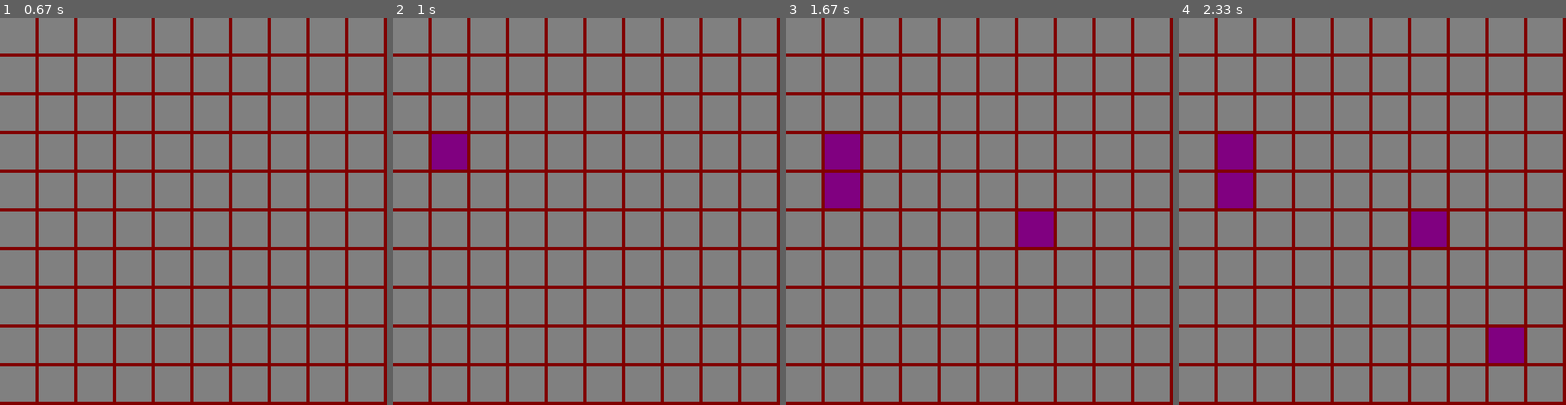
Above: before the commit, frames 1-4 (left to right).
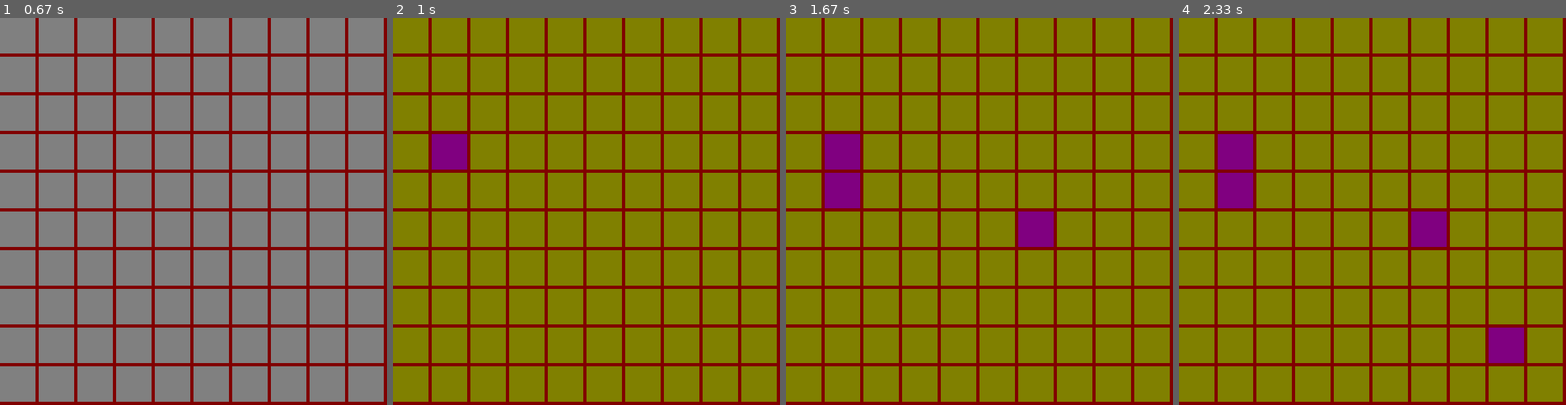
Above: after the commit, the same moments.

Repository: ooishiisao/pygame_game
Game: pygame game, started from mine_sweeper/mine_sweeper.py
Same seed, same stepped clock (60 frames per second), same inputs: the game is played once before the commit and once after it.
Inputs (mouse positions are in pixels of both pictures, inside the frame that each line leads up to):
- Up to frame 1 (0.67 s): click (193, 211) at 0.43 s
- Up to frame 2 (1 s): click (466, 153) at 0.8 s
- Up to frame 3 (1.67 s): click (1025, 246) at 1.2 s; click (840, 199) at 1.6 s
- Up to frame 4 (2.33 s): move the mouse to (1519, 358) at 1.87 s; click (1519, 358) at 2 s; move the mouse to (1449, 180) at 2.27 s

Frame 1 is identical in both runs. In frame 2, 83% of the frame differs, in the area x 0-100%, y 0-100%; in frame 3, 82%; in frame 4, 81%.

Commit message:
オープン、クローズ。その１

Diff:
--- a/mine_sweeper/mine_sweeper.py
+++ b/mine_sweeper/mine_sweeper.py
@@ -348,15 +348,11 @@
         self.image = pygame.Surface((image_width - 5, image_height - 5))
         self.image.fill((128,128,128))
 
-    def update(self, x, y):
-        print("CellSprite", x, y)
-        if x == self.__cell.x and y == self.__cell.y:
-            if self.__cell.debug == 0:
-                self.__cell.debug = 1
-                self.image.fill((128,0,128))
-            else:
-                self.__cell.debug = 0
-                self.image.fill((128,128,0))
+    def update(self):
+        if self.__cell.open_state == Cell.STATE_OPEN:
+            self.image.fill((128,0,128))
+        else:
+            self.image.fill((128,128,0))
 
 class CellGroup(pygame.sprite.Group):
 
@@ -367,12 +363,6 @@
         for cell in cells:
             self.add(CellSprite(cell, image_width, image_height))
 
-    def update(self, mouse_x, mouse_y):
-        print("CellGroup", mouse_x, mouse_y)
-        x = mouse_x // self.__image_width
-        y = mouse_y // self.__image_height
-        super().update(x, y)
-
 class Board():
 
     def __init__(self, width, height, mine_count):
@@ -383,12 +373,12 @@
         self.__mine_count = mine_count
 
         #Cellオブジェクト作成
-        for x, y in product(range(self.__width), range(self.__height)):
+        for y, x in product(range(self.__width), range(self.__height)):
             cell = Cell(x, y)
             self.cells.append(cell)
 
         #周辺のCellとのリンク
-        for x, y in product(range(self.__width), range(self.__height)):
+        for y, x in product(range(self.__width), range(self.__height)):
             pos = 0
             cell : Cell = self.cells[y*self.__width + x]
             for xx, yy in product((x-1, x, x+1), (y-1, y, y+1)):
@@ -420,7 +410,7 @@
         return self.__mine_count
 
     def open(self, x, y):
-        ret = self.cells[self.__width * y + y].open()
+        ret = self.cells[self.__width * y + x].open()
         return ret
 
     def mark(self, x, y):
@@ -428,23 +418,38 @@
 
 class BoardSprite(pygame.sprite.Sprite):
 
-    def __init__(self, board):
+    def __init__(self, board, pixel_width, pixel_height):
         super().__init__()
-        left   = 0
-        top    = 0
-        right  = config.screen_width-2
-        bottom = config.screen_height-2
-        self.rect = Rect(left, top, right, bottom)
-        self.image = pygame.Surface((config.screen_width, config.screen_height))
+        self.rect = Rect(0, 0, pixel_width, pixel_height)
+        self.image = pygame.Surface((pixel_width, pixel_height))
         self.image.fill((128,0,0))
 
 class BoardGroup(pygame.sprite.Group):
 
-    def __init__(self, board):
+    def __init__(self, board : Board, pixel_width, pixel_height):
         super().__init__(self)
-        self.board       = board
-        self.boardsprite = BoardSprite(board)
-        self.add(self.boardsprite)
+        self.__board       = board
+        self.__boardsprite = BoardSprite(board, pixel_width, pixel_height)
+        self.add(self.__boardsprite)
+        self.__board_width  = pixel_width
+        self.__board_height = pixel_height
+        self.__cell_width   = pixel_width  // self.__board.width
+        self.__cell_height  = pixel_height // self.__board.height
+
+    @property
+    def cell_width(self):
+        return self.__cell_width
+
+    @property
+    def cell_height(self):
+        return self.__cell_height
+
+    def update(self, operation, mouse_x, mouse_y):
+        x = mouse_x // self.__cell_width
+        y = mouse_y // self.__cell_height
+        print( "BoardGroup", x, y)
+        cell = self.__board.open(x, y)
+
 
 class MineSweeperGame(Game):
     """MineSweeperGameクラス"""
@@ -493,8 +498,8 @@
                 self.surface.fill((0,0,0))
 
                 self.board      = Board(config.board_width, config.board_height, config.mine_count)
-                self.boardgroup = BoardGroup(self.board)
-                self.cellgroup  = CellGroup(self.board.cells, config.screen_width  // self.board.width, config.screen_height // self.board.height)
+                self.boardgroup = BoardGroup(self.board, config.screen_width, config.screen_height)
+                self.cellgroup  = CellGroup(self.board.cells, self.boardgroup.cell_width, self.boardgroup.cell_height)
 
 
                 break
@@ -519,8 +524,8 @@
         if update_flag == True and self.scene == MineSweeperGame.SCENE_GAME:
             # オブジェクト更新
             print("aaa", mouse_x, mouse_y)
-            self.boardgroup.update(mouse_x, mouse_y)
-            self.cellgroup.update(mouse_x, mouse_y)
+            self.boardgroup.update(1, mouse_x, mouse_y)
+            self.cellgroup.update()
 
             # 前回描画分をサーフェイスからクリア
 
Not shown, changed: mine_sweeper/mine_sweeper.md
